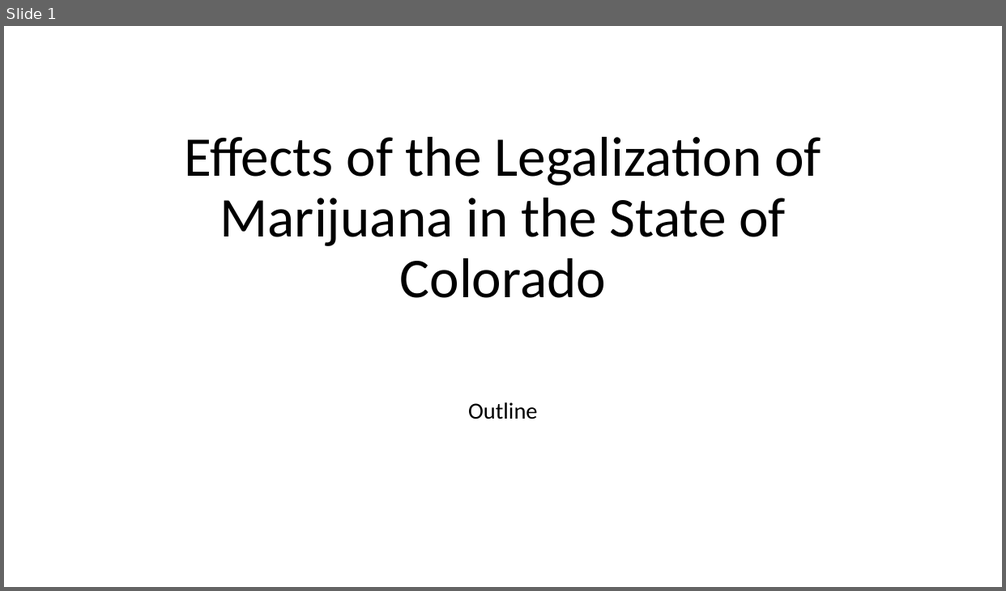
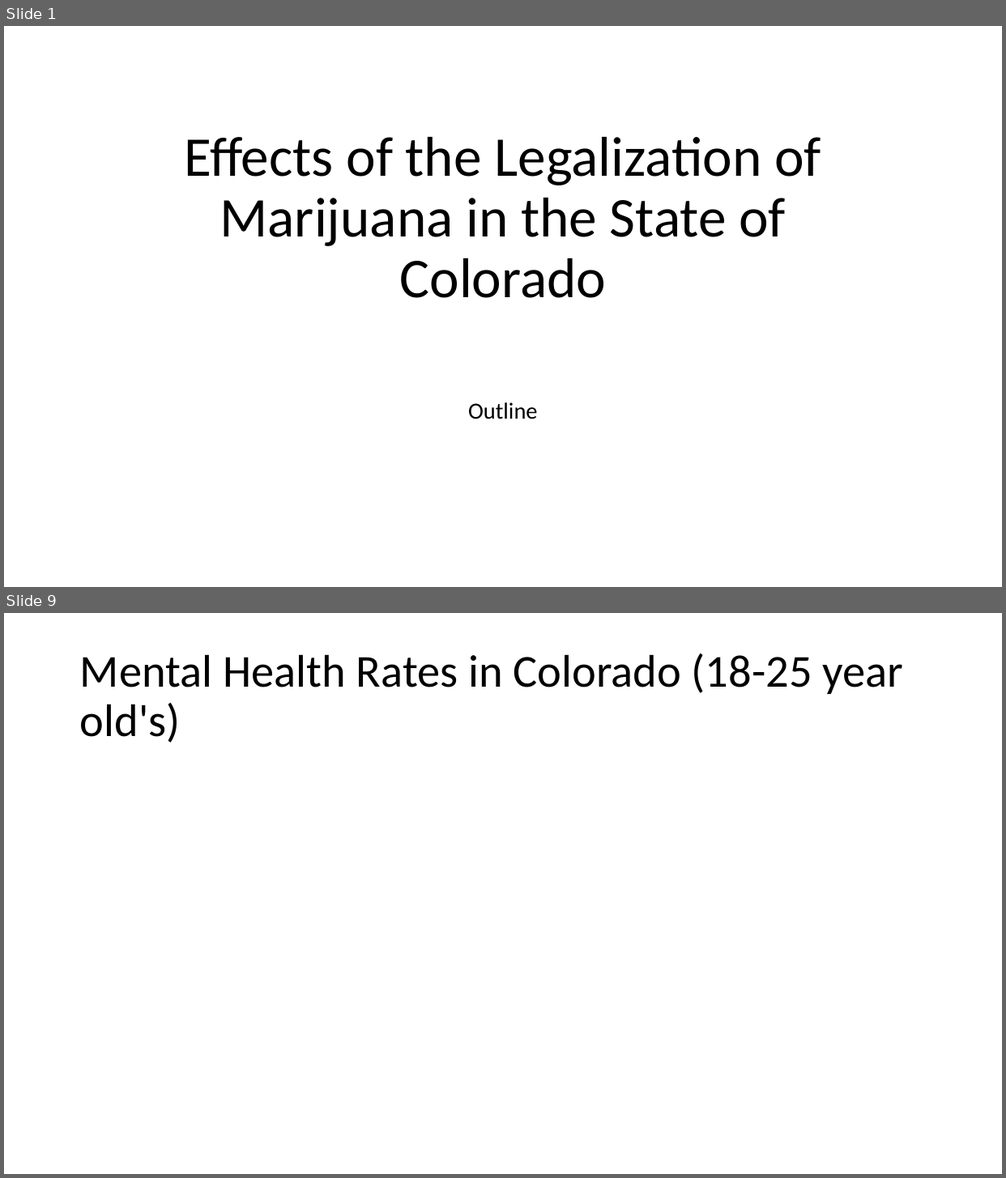
Before and after one commit to zdsteele/Project_1, a slide deck: Outline.pptx. Shown one above the other, each under a label of ours: slide 1 before the commit, slides 1 and 9 after it; the slides between them are not shown. The pictures are 1006x591 and 1006x1178 pixels, drawn with LibreOffice and Linux fonts; fonts in the diff are those of the drawing. Boxes give left, top, right and bottom in pixels: in the first picture for what was removed or moved away, otherwise in the second. Text is boxed around its words. In the diff, an @@ line names an element or a change of style, - is before the commit and + after.

```diff
--- a/Outline.pptx
+++ b/Outline.pptx
@@ slide 9 added at <box>4,613,1002,1174</box>, background #FFFFFF @@
@@ title added at <box>80,653,903,743</box>, 44 pt, text #000000 @@
+Mental Health Rates in Colorado (18-25 year old's)
```
Also in this commit, not shown: 2 slides changed, 7 other slides added, 15 slides removed.
